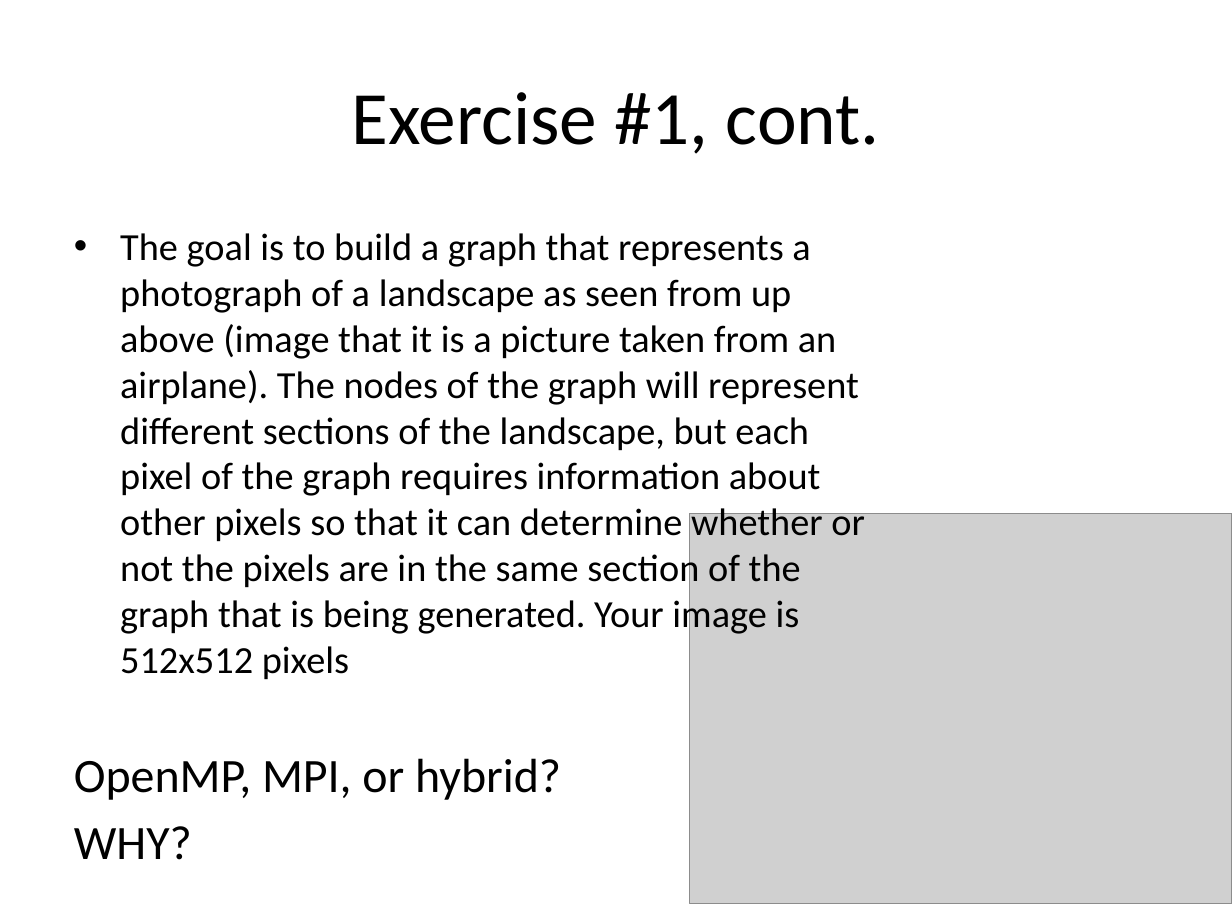
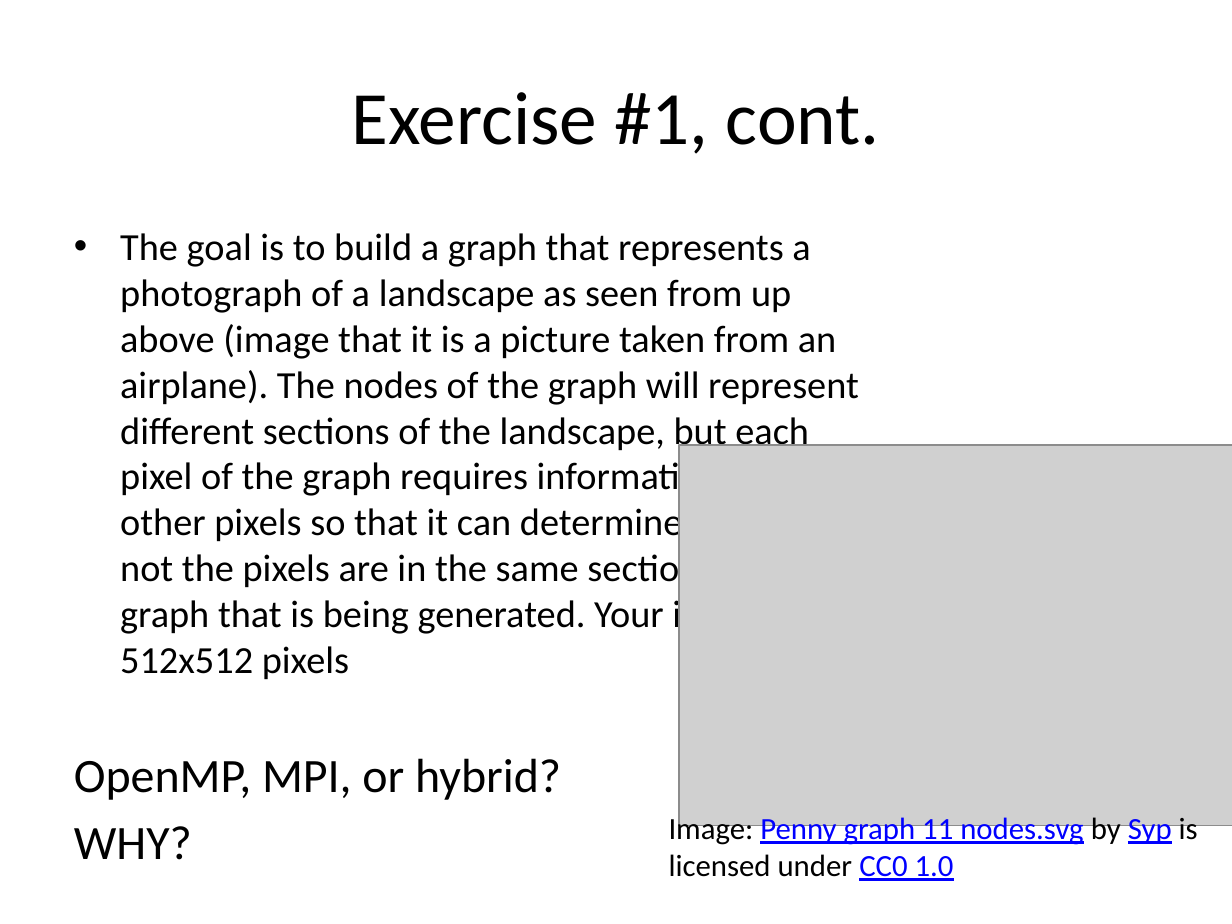
Before and after one commit to shodor-education/petascale-semester-curriculum, a slide deck: slide 13 of units/6/lessons/2/resources/petascale-lesson-6.2-slides.pptx. Drawn at 1232x924 pixels with LibreOffice and Linux fonts; fonts in the diff are those of the drawing; grey boxes stand for pictures. Boxes give left, top, right and bottom in pixels: in the first picture for what was removed or moved away, otherwise in the second. Text is boxed around its words. In the diff, an @@ line names an element or a change of style, - is before the commit and + after.

```diff
--- a/units/6/lessons/2/resources/petascale-lesson-6.2-slides.pptx
+++ b/units/6/lessons/2/resources/petascale-lesson-6.2-slides.pptx
@@ picture: place and size @@
-picture at bbox=[690, 514, 1232, 904]
+picture at bbox=[679, 445, 1232, 825]
@@ text added at bbox=[669, 813, 1198, 881], 18 pt, text #0000FF, underline @@
+Image: Penny graph 11 nodes.svg by Syp is licensed under CC0 1.0
```
Also in this commit, not shown: 6 other slides changed.
